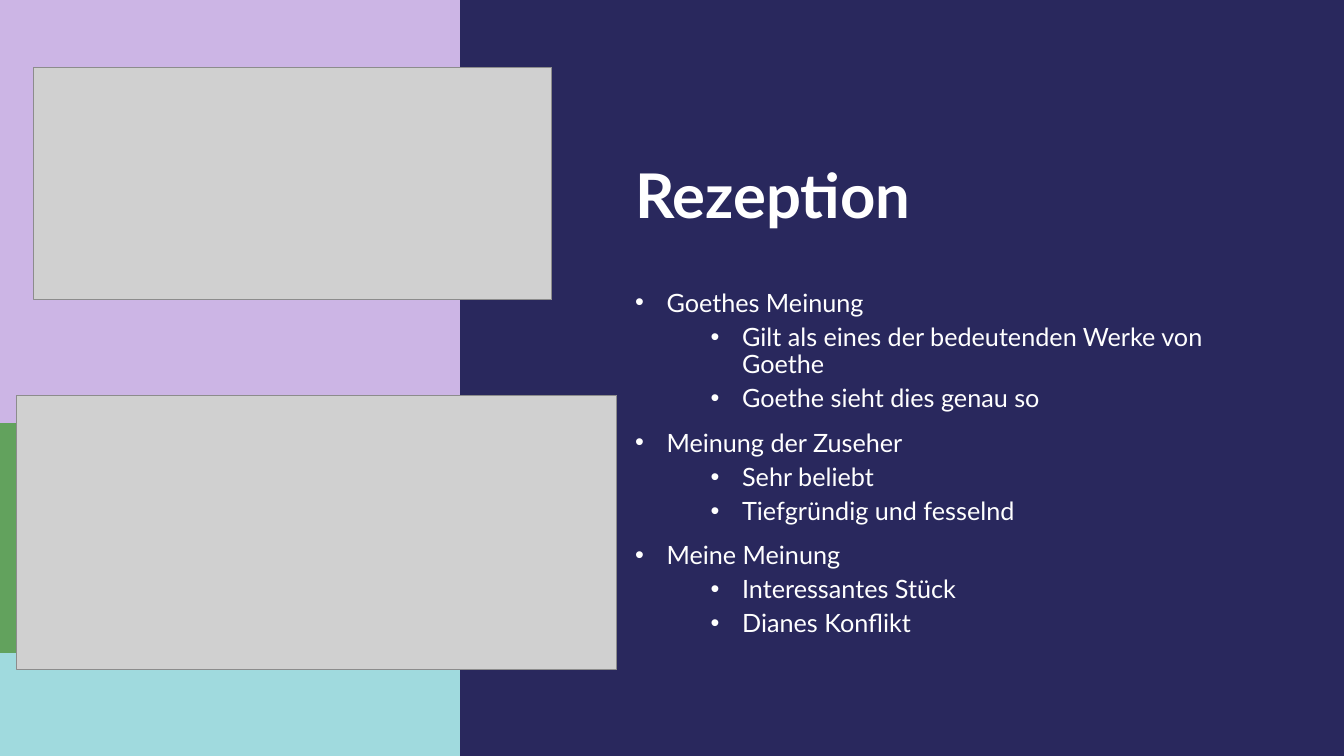
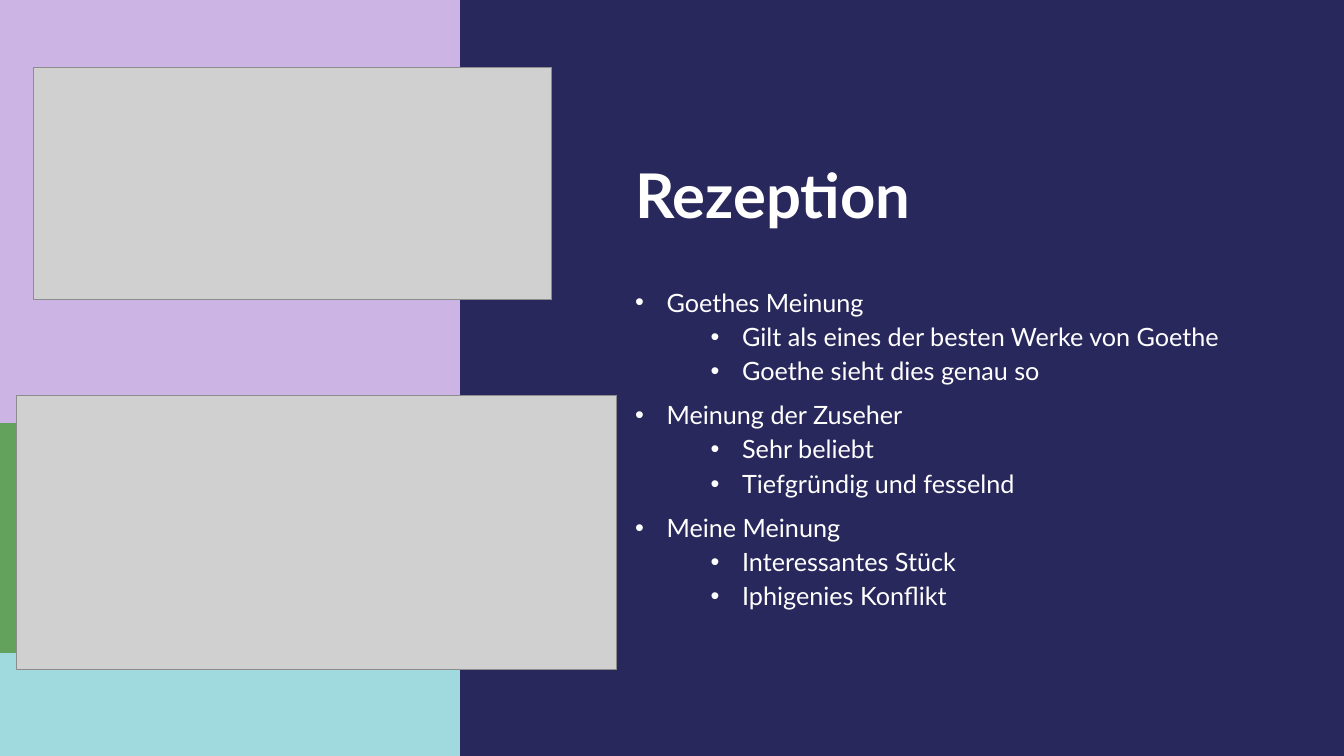
Before and after one commit to Stevan06v/SchoolStuff, a slide deck: slide 14 of Deutsch/Iphigenie auf Tauris.odp. Drawn at 1344x756 pixels with LibreOffice and Linux fonts; fonts in the diff are those of the drawing; grey boxes stand for pictures. Boxes give left, top, right and bottom in pixels: in the first picture for what was removed or moved away, otherwise in the second. Text is boxed around its words. In the diff, an @@ line names an element or a change of style, - is before the commit and + after.

```diff
--- a/Deutsch/Iphigenie auf Tauris.odp
+++ b/Deutsch/Iphigenie auf Tauris.odp
@@ text at (x1=742, y1=327, x2=1219, y2=346): text changed @@
-  • Gilt als eines der bedeutenden Werke von Goethe
+  • Gilt als eines der besten Werke von Goethe
@@ text at (x1=742, y1=586, x2=947, y2=610): text changed @@
-  • Dianes Konflikt
+  • Iphigenies Konflikt
```
Also in this commit, not shown: 3 other slides changed, 5 other files.
